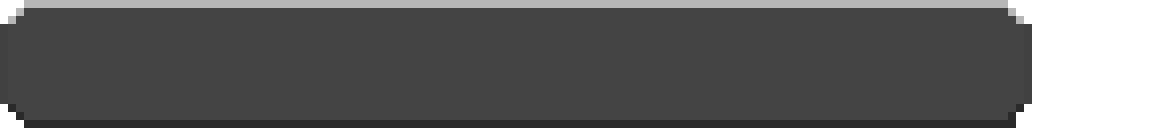
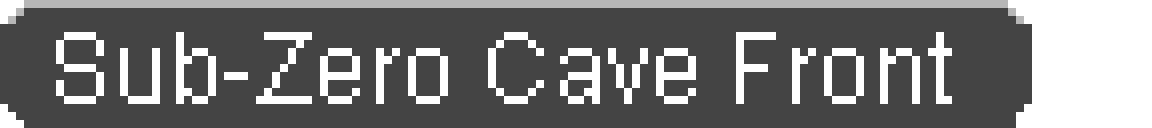
Layer changes from the first 1152x128 image to the second:
added layer "Sub-Zero Cave Front" above "BG" over [56, 32, 952, 104]
renamed "pmmlock10.png" to "BG", painted on it over [0, 24, 1032, 128]
renamed "Pasted Layer" to "JP", showed it, painted on it over [80, 32, 888, 104]
